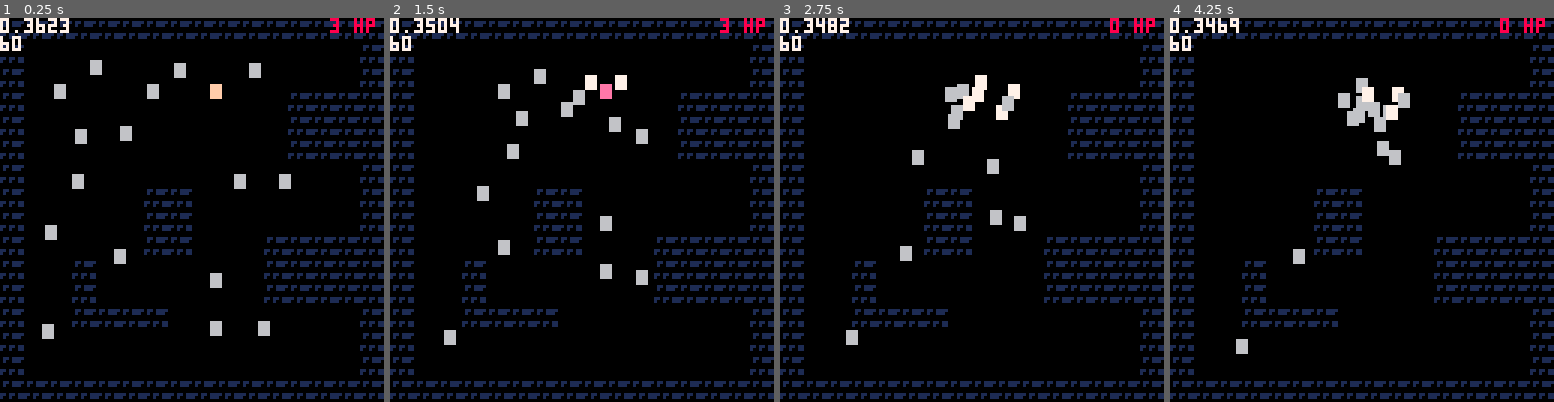
Above: before the commit, frames 1-4 (left to right).
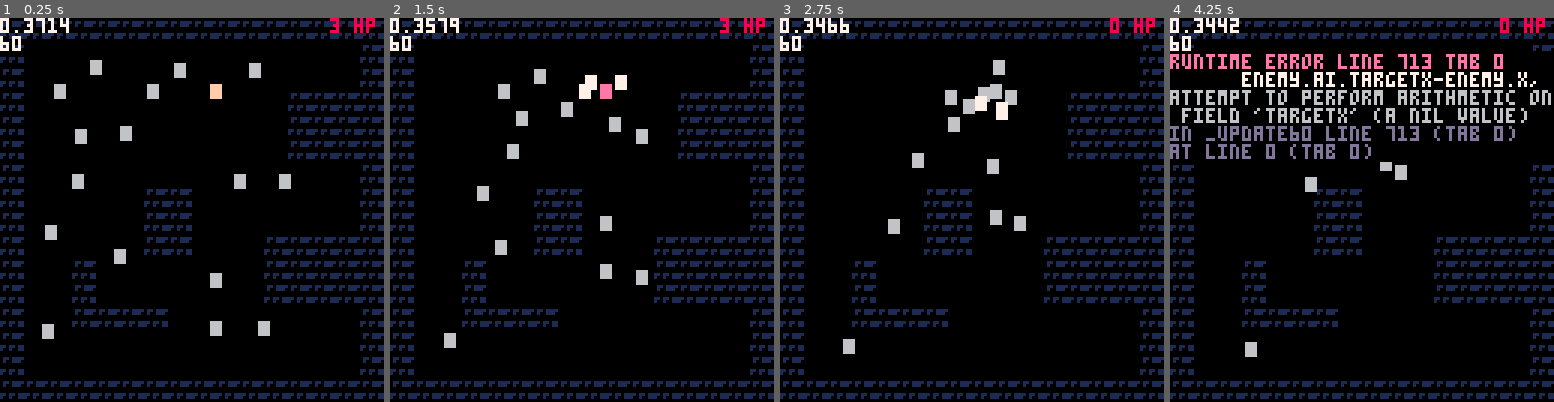
Above: after the commit, the same moments.

Repository: ironchestgames/pico-8-carts
Game: PICO-8 cartridge epicevilender.p8
Two runs of this game, one before a commit and one after it. Both use one fixed random seed, a clock stepped at 60 frames per second and the inputs below.
Inputs:
- Up to frame 1 (0.25 s): no input
- Up to frame 2 (1.5 s): tap X (X key) at 0.33, 1.07 s; tap O (Z key) at 0.7 s
- Up to frame 3 (2.75 s): hold Right 1.6-2.1 s; tap O (Z key) at 1.7, 2.1, 2.5 s; tap X (X key) at 1.85 s; hold Up 2.15-2.42 s; hold Right from 2.47 s (still down)
- Up to frame 4 (4.25 s): tap O (Z key) every 0.4 s from 2.9 to 4.1 s; tap X (X key) at 2.97, 4.08 s; release Right at 3.03 s; hold Left 3.08-3.58 s; hold Down 3.63-3.97 s; hold Right from 4.02 s (still down)

The runs differ from the first frame. In frame 1, 0.1% of the frame differs, in the area x 9-18%, y 0-4%; in frame 2, 0.3%; in frame 3, 1.7%; in frame 4, 11%, in the area x 0-100%, y 0-89%.
Error after the commit: runtime error line 713 tab 0; enemy.ai.targetx-enemy.x,; attempt to perform arithmetic on field 'targetx' (a nil value)

Commit message:
epicevilender - clearer ai (from diagram)

Diff:
--- a/epicevilender.p8
+++ b/epicevilender.p8
@@ -487,13 +487,14 @@
      y=_y*8,
      halfw=1.5,
      halfh=2,
+     runspd=0.5,
      spd=0.5,
      hp=3,
      ai={
-      isready=true,
       state='idling',
+      laststate='idling',
       state_counter=0,
-      move_counter=0,
+      ismovingoutofcollision=false,
       toocloseto={},
      },
     })
@@ -598,66 +599,94 @@
  end
  do
   local enemy=actors[ai.curenemyidx]
-  if enemy.ai and enemy.ai.isready then
-
+  if enemy.ai then
+
+   local distancetoavatar=dist(enemy.x,enemy.y,avatar.x,avatar.y)
+
+   local ismovingoutofcollision=enemy.ai.ismovingoutofcollision
+
+   -- is colliding w other stuff
    local collidedwithwall=enemy.ai.iscollidingwithwall
-   local isseeingavatar=haslos(floormap,enemy.x,enemy.y,avatar.x,avatar.y)
-   local distancetoavatar=dist(enemy.x,enemy.y,avatar.x,avatar.y)
    local hastoocloseto=#enemy.ai.toocloseto > 0
-   local hasmovecounter=enemy.ai.move_counter > 0
-
-   if hasmovecounter then
-    -- enemy.ai.state='moving'
-
-   -- get out of collision
+   -- todo: maybe move away from avatar if too close?
+
+   -- has los to avatar
+   -- todo: make this has los to aggravator
+   local haslostoavatar=haslos(floormap,enemy.x,enemy.y,avatar.x,avatar.y)
+
+   -- within attack distance to avatar
+   -- todo: ...aggravator
+   local withinattackdistance=distancetoavatar <= 7
+
+   -- has target
+   local hastarget=enemy.ai.targetx!=nil
+
+   -- decision tree
+   if ismovingoutofcollision then
+    -- continue to move out of collision
+    -- debug('ismovingoutofcollision')
+
+    enemy.ai.state='moving'
+
+   elseif withinattackdistance and haslostoavatar then
+    -- attack
+    -- debug('withinattackdistance and haslostoavatar')
+
+    enemy.ai.state='attacking'
+    -- todo: swing timer
+
+   elseif collidedwithwall then
+    -- colliding w wall, move out of
+    -- debug('collidedwithwall')
+
+    enemy.ai.state='moving'
+    -- todo: get knowledge of what wall
+    enemy.ai.ismovingoutofcollision=true
+    enemy.ai.state_counter=60
+
    elseif hastoocloseto then
+    -- colliding w other, move out of
+    -- debug('hastoocloseto')
+
+    enemy.ai.state='moving'
     local collidedwith=enemy.ai.toocloseto[1]
     local a=atan2(
       collidedwith.x-enemy.x,
       collidedwith.y-enemy.y)+0.5 -- note: go the other way
     enemy.ai.targetx=enemy.x+cos(a)*10
     enemy.ai.targety=enemy.y+sin(a)*10
-    enemy.ai.move_counter=6
-
-   -- go after avatar
-   elseif isseeingavatar then
-    if distancetoavatar < 7 then
-     enemy.ai.state='attacking'
-     enemy.ai.state_counter=50
-     enemy.ai.isready=false
-    else
-     enemy.ai.state='moving'
-     enemy.ai.isready=true
-     enemy.ai.targetx=avatar.x
-     enemy.ai.targety=avatar.y
-    end
-
-   else
-    -- continue to move to target pos
-    if enemy.ai.state == 'moving' and
-       not collidedwithwall then
-     enemy.ai.isready=true
-
-     if dist(enemy.x,enemy.y,enemy.ai.targetx,enemy.ai.targety) < enemy.spd * 2 then
-      -- arrived
-      enemy.ai.state='idling'
-     end
-
-    else
-     enemy.ai.state='roaming'
-     local a=rnd()
-     enemy.ai.targetx=enemy.x+cos(a)*10
-     enemy.ai.targety=enemy.y+sin(a)*10
-     enemy.ai.move_counter=60
-    end
+    enemy.ai.ismovingoutofcollision=true
+    enemy.ai.state_counter=60
+
+   elseif haslostoavatar then
+    -- set avatar position as target, move there
+    -- debug('haslostoavatar')
+
+    enemy.ai.state='moving'
+    enemy.ai.targetx=avatar.x
+    enemy.ai.targety=avatar.y
+    enemy.spd=enemy.runspd
+
+   elseif hastarget then
+    -- continue to move to target
+    -- debug('hastarget')
+
+    enemy.ai.state='moving'
+
+   elseif not hastarget then
+    -- roam
+    -- debug('not hastarget')
+
+    enemy.ai.state='moving'
+    local a=rnd()
+    enemy.ai.targetx=enemy.x+cos(a)*10
+    enemy.ai.targety=enemy.y+sin(a)*10
+    enemy.spd=enemy.runspd*0.5
+
    end
-
-   -- flank avatar
-   -- roam
 
    -- reset collided props
    enemy.ai.iscollidingwithwall=false
-
   end
  end
 
@@ -665,60 +694,72 @@
  for enemy in all(actors) do
   if enemy.ai then
 
-   -- update state counters
-   if enemy.ai.move_counter > 0 then
-    enemy.ai.move_counter-=1
-   end
-
-   if enemy.ai.state_counter > 0 then
+   -- perform end of state action
+   if enemy.ai.state == 'idling' then
+
+    -- reset target etc
+    enemy.ai.targetx=nil
+    enemy.ai.targety=nil
+    enemy.ai.ismovingoutofcollision=false
+
+   elseif enemy.ai.state == 'attacking' then
+
+    if enemy.ai.laststate != 'attacking' then
+
+     enemy.ai.state_counter=50
+    end
+
     enemy.ai.state_counter-=1
-   end
-
-   -- perform end of state action
-   if enemy.ai.state == 'attacking' and
-      enemy.ai.state_counter <= 0 then
-
-    local a=atan2(
+    if enemy.ai.state_counter <= 0 then
+
+     local a=atan2(
       enemy.ai.targetx-enemy.x,
       enemy.ai.targety-enemy.y)
 
-    add(attacks,createattack({
-     isenemy=true,
-     x=enemy.x+cos(a)*3,
-     y=enemy.y+sin(a)*3,
-     halfw=2,
-     halfh=2,
-     state_counter=1,
-     isknockback=true,
-     knockbackangle=a,
-     damage=1,
-    }))
-
-    enemy.ai.isready=true
+     add(attacks,createattack({
+      isenemy=true,
+      x=enemy.x+cos(a)*3,
+      y=enemy.y+sin(a)*3,
+      halfw=2,
+      halfh=2,
+      state_counter=1,
+      isknockback=true,
+      knockbackangle=a,
+      damage=1,
+     }))
+
+     enemy.ai.state='idling'
+    end
+
+   elseif enemy.ai.state == 'recovering' then
+    -- todo
 
    elseif enemy.ai.state == 'moving' then
+
+    if enemy.ai.ismovingoutofcollision then
+     enemy.ai.state_counter-=1
+     if enemy.ai.state_counter <= 0 then
+      enemy.ai.ismovingoutofcollision=false
+     end
+    end
+
     enemy.a=atan2(
       enemy.ai.targetx-enemy.x,
       enemy.ai.targety-enemy.y)
     enemy.dx=cos(enemy.a)*enemy.spd
     enemy.dy=sin(enemy.a)*enemy.spd
 
-   elseif enemy.ai.state == 'roaming' then
-    enemy.a=atan2(
-      enemy.ai.targetx-enemy.x,
-      enemy.ai.targety-enemy.y)
-    enemy.dx=cos(enemy.a)*enemy.spd*0.25
-    enemy.dy=sin(enemy.a)*enemy.spd*0.25
-
-   elseif enemy.ai.state == 'recovering' and
-          enemy.ai.state_counter <= 0 then
-    enemy.ai.isready=true
-
-   elseif enemy.ai.state == 'roaming' then
-    enemy.dx=cos(enemy.a)*enemy.spd
-    enemy.dy=sin(enemy.a)*enemy.spd
+    if dist(
+         enemy.x,
+         enemy.y,
+         enemy.ai.targetx,
+         enemy.ai.targety) <= enemy.spd + 0.1 then
+     enemy.ai.state='idling'
+    end
 
    end
+
+   enemy.ai.laststate=enemy.ai.state
   end
  end
 
@@ -1033,7 +1074,7 @@
 00000000000000000000000000000000000000000000000000000000000000000000000000000000000000000000000000000000000000000000000000000000
 11111111111111111111111111111111111111111111111100000000000000000000000000000000000000000000000000000000000000000000000000000000
 10000000000000011000000000000001100000000000000100000000000000000000000000000000000000000000000000000000000000000000000000000000
-10006006000600011000600600060001100006000000000100000000000000000000000000000000000000000000000000000000000000000000000000000000
+10006006000600011000600600060001100000000000000100000000000000000000000000000000000000000000000000000000000000000000000000000000
 106000600f001111106000600f001111106000000f00111100000000000000000000000000000000000000000000000000000000000000000000000000000000
 10000000000011111000000000001111100000000000111100000000000000000000000000000000000000000000000000000000000000000000000000000000
 10060600000011111006060000001111100000000000111100000000000000000000000000000000000000000000000000000000000000000000000000000000
